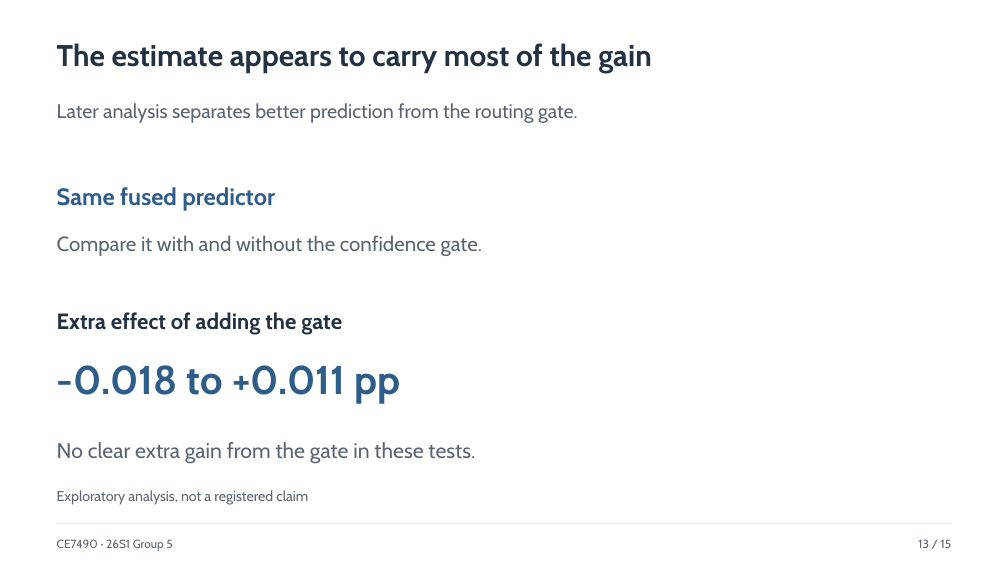
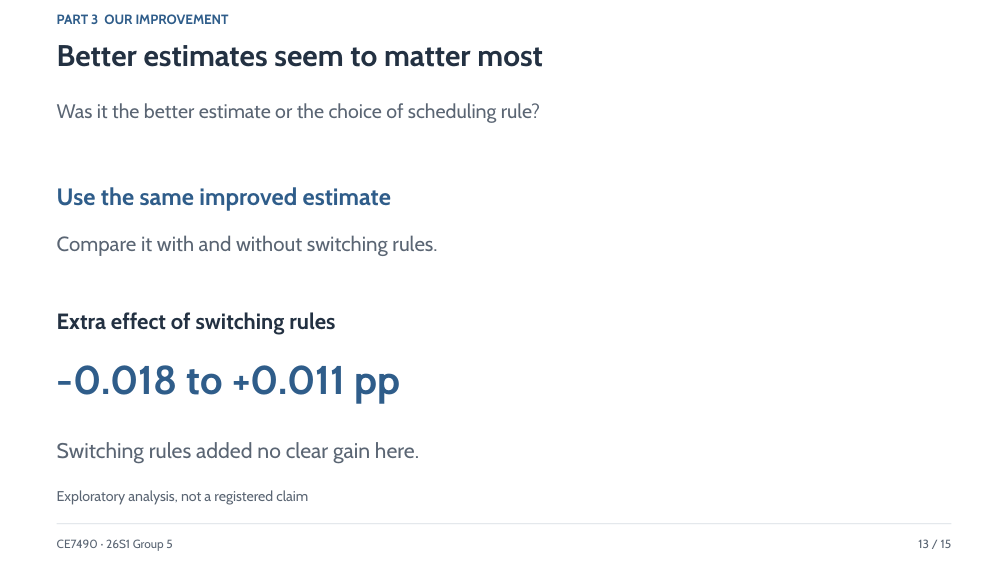
Before and after one commit to xxxmian/CE7490-P2_Revisiting_LAVA, a slide deck: slide 13 of Revisiting_Lifetime_Aware_VM_Allocation_Presentation_v4.pptx. Drawn at 1008x567 pixels with LibreOffice and Linux fonts; fonts in the diff are those of the drawing. Boxes give left, top, right and bottom in pixels: in the first picture for what was removed or moved away, otherwise in the second. Text is boxed around its words. In the diff, an @@ line names an element or a change of style, - is before the commit and + after.

```diff
--- a/Revisiting_Lifetime_Aware_VM_Allocation_Presentation_v4.pptx
+++ b/Revisiting_Lifetime_Aware_VM_Allocation_Presentation_v4.pptx
@@ text added at <box>57,14,229,24</box>, 12.8 pt, text #2F5D8A, bold @@
+PART 3 OUR IMPROVEMENT
@@ text at <box>57,45,543,67</box>: text changed @@
-The estimate appears to carry most of the gain
+Better estimates seem to matter most
@@ text at <box>57,103,540,123</box>: text changed @@
-Later analysis separates better prediction from the routing gate.
+Was it the better estimate or the choice of scheduling rule?
@@ text at <box>57,187,391,211</box>: text changed @@
-Same fused predictor
+Use the same improved estimate
@@ text at <box>57,235,437,256</box>: text changed @@
-Compare it with and without the confidence gate.
+Compare it with and without switching rules.
@@ text at <box>57,312,335,335</box>: text changed @@
-Extra effect of adding the gate
+Extra effect of switching rules
@@ text at <box>57,442,419,464</box>: text changed @@
-No clear extra gain from the gate in these tests.
+Switching rules added no clear gain here.
```
Also in this commit, not shown: 12 other slides changed, 2 slides added, 2 slides removed, 6 other files.
